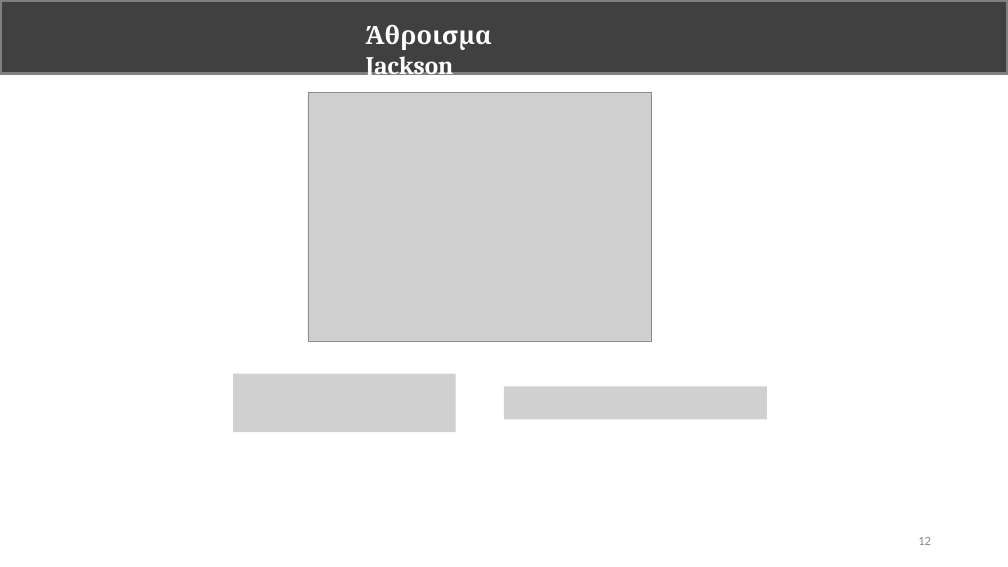
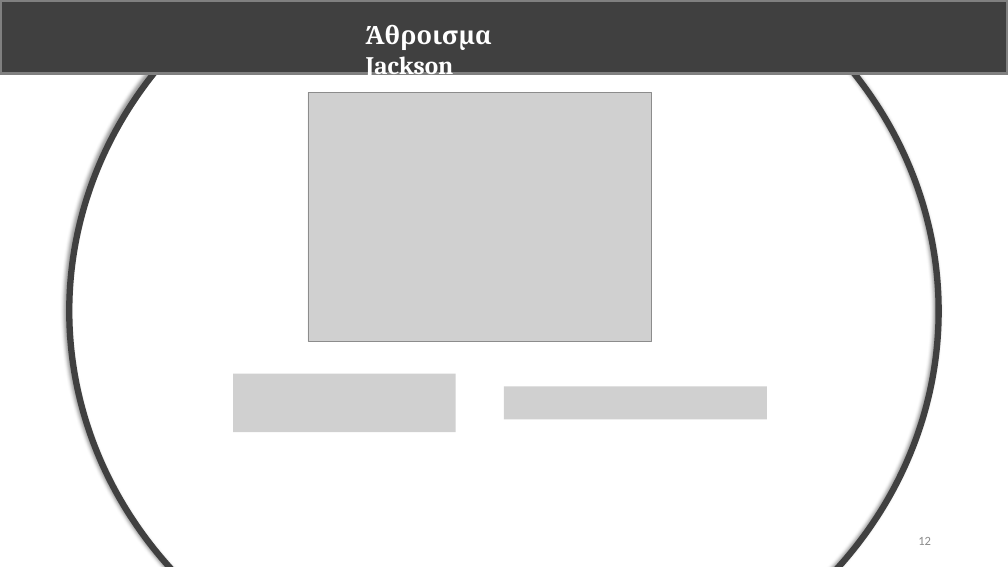
Before and after one commit to vassilas/THESIS_DOC, a slide deck: slide 12 of Presentation/Presentation.pptx. Drawn at 1008x567 pixels with LibreOffice and Linux fonts; fonts in the diff are those of the drawing; grey boxes stand for pictures. Boxes give left, top, right and bottom in pixels: in the first picture for what was removed or moved away, otherwise in the second. Text is boxed around its words. In the diff, an @@ line names an element or a change of style, - is before the commit and + after.

```diff
--- a/Presentation/Presentation.pptx
+++ b/Presentation/Presentation.pptx
@@ ellipse added at <box>70,0,939,567</box>, outline #404040 6 pt @@
```
Also in this commit, not shown: 12 other slides changed, 9 slides added, 2 slides removed, 9 other files.
